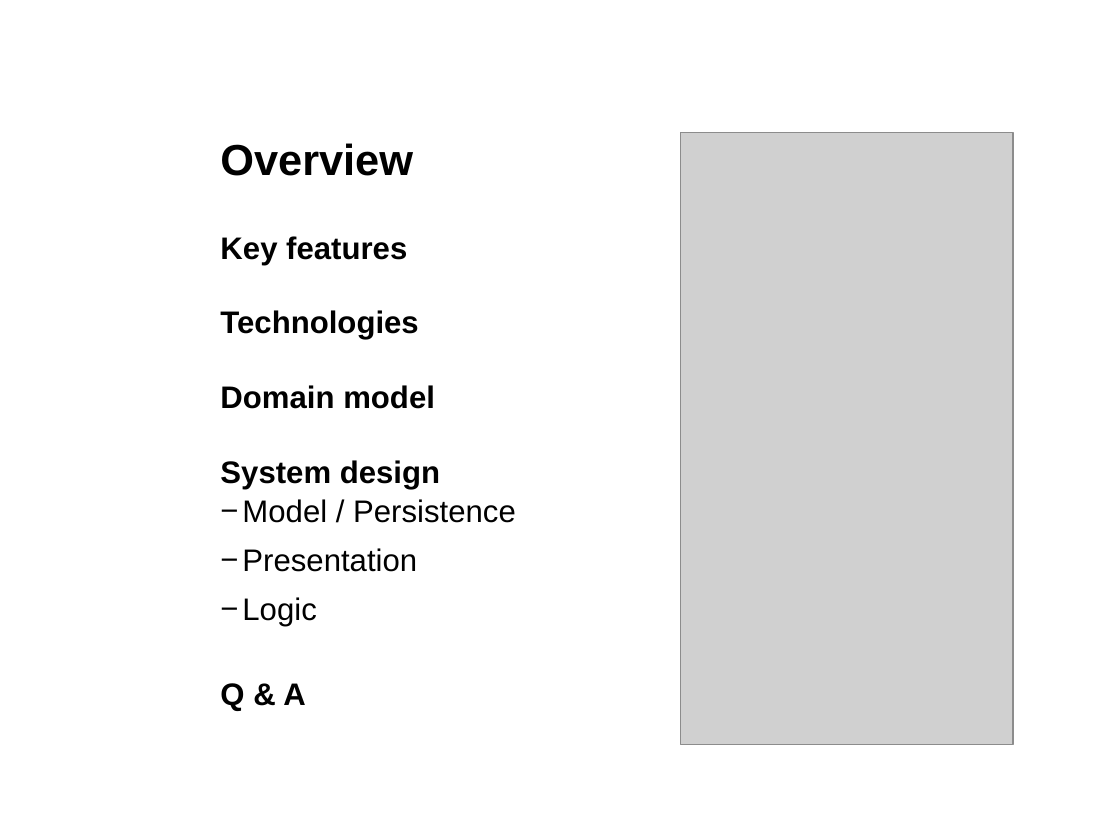
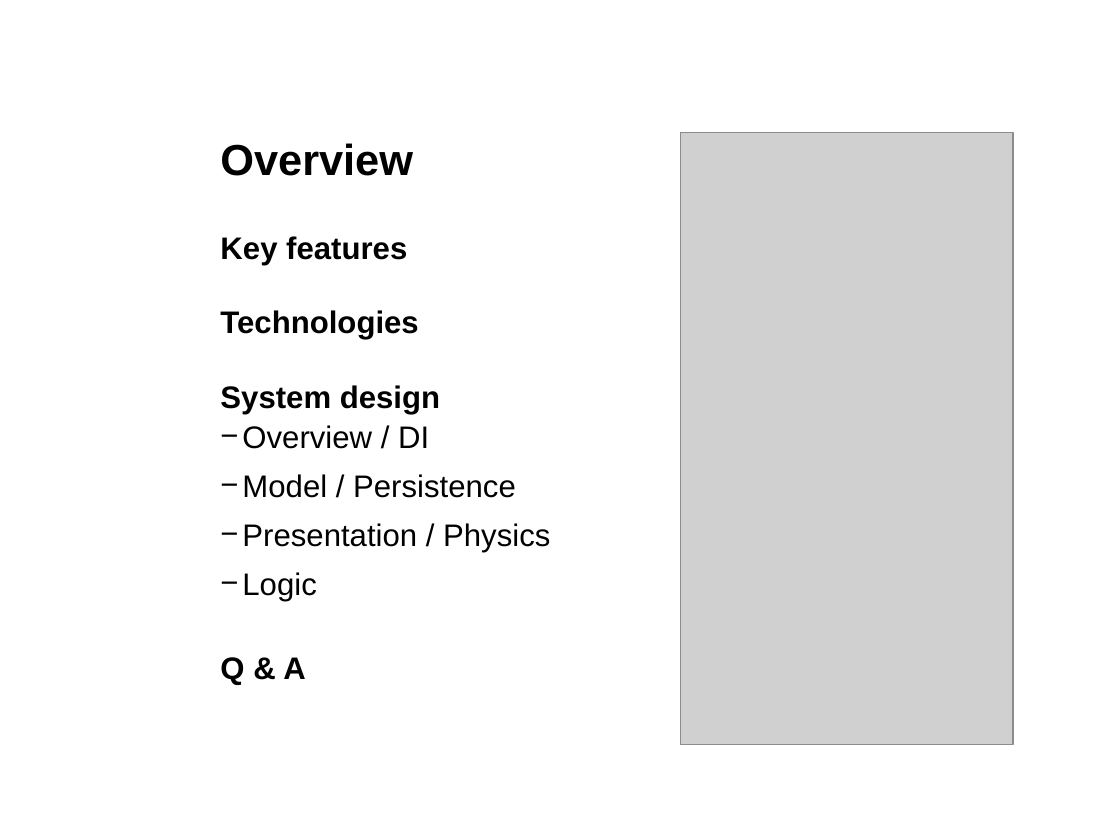
Before and after one commit to boskoop/comet-pinball, a slide deck: slide 2 of doc/presentation/presentation.pptx. Drawn at 1120x840 pixels with LibreOffice and Linux fonts; fonts in the diff are those of the drawing; grey boxes stand for pictures; background and template pictures are left out. Boxes give left, top, right and bottom in pixels: in the first picture for what was removed or moved away, otherwise in the second. Text is boxed around its words. In the diff, an @@ line names an element or a change of style, - is before the commit and + after.

Commit message:
updated presentation

```diff
--- a/doc/presentation/presentation.pptx
+++ b/doc/presentation/presentation.pptx
@@ text at (220, 385, 435, 409): paragraph removed @@
-Domain model
@@ text at (242, 425, 429, 449): paragraph added @@
+    − Overview / DI
@@ text at (242, 523, 550, 552): text changed @@
-    − Presentation
+    − Presentation / Physics
```
Also in this commit, not shown: 1 other slide changed, 2 slides added, 2 slides removed.
